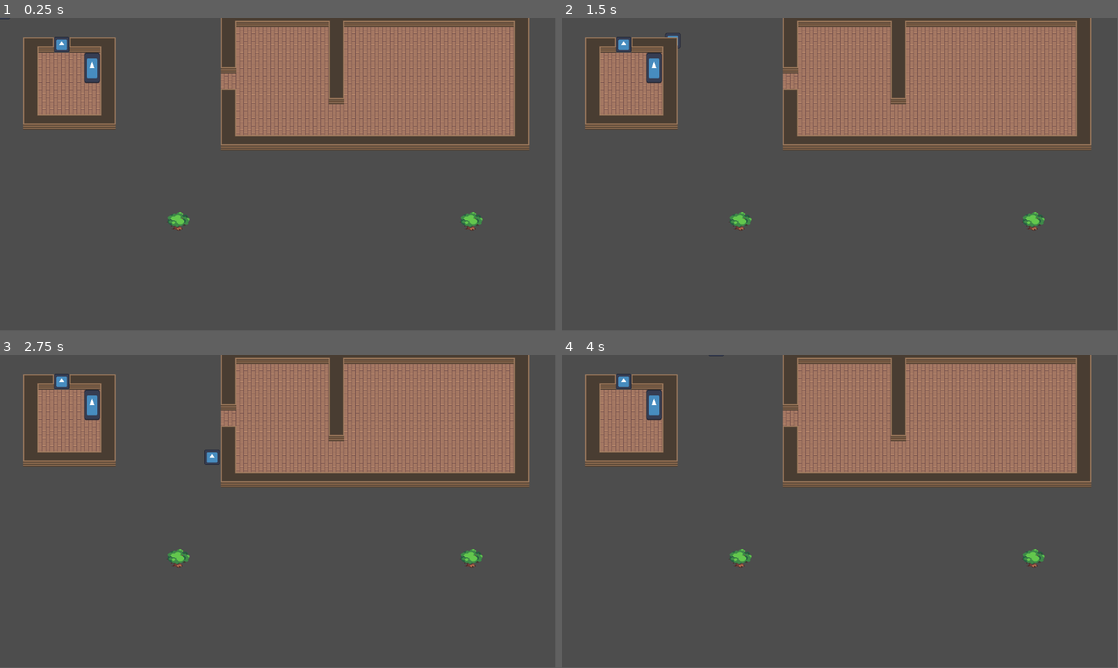
Above: before the commit, frames 1-4 (two rows, left to right).
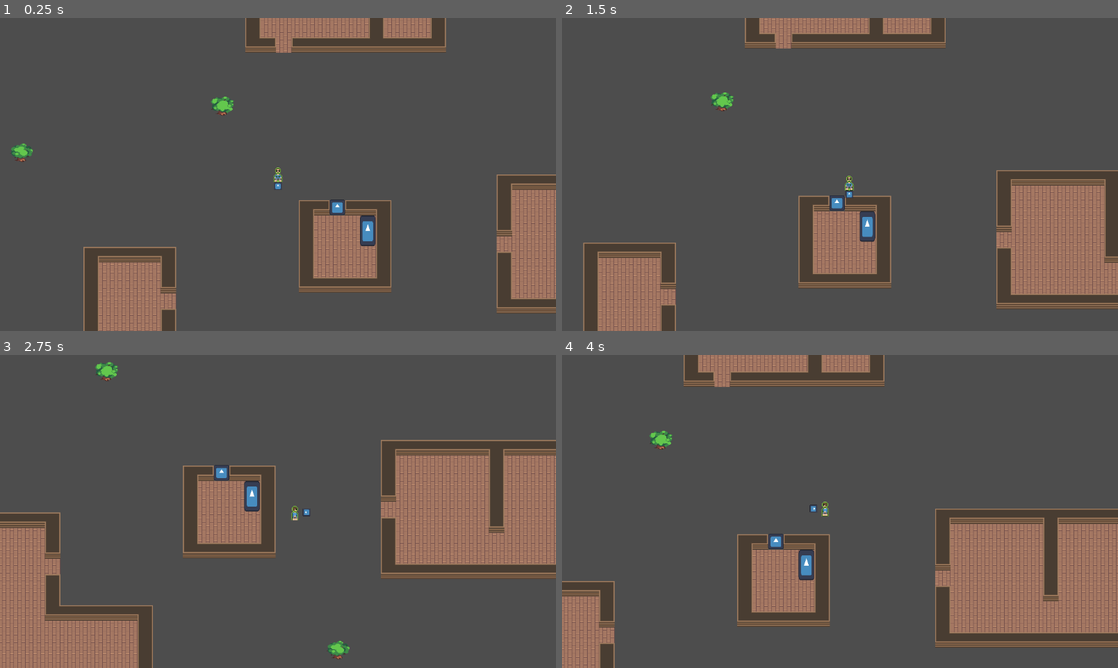
Above: after the commit, the same moments.

Repository: JJPSeno/bgjcalmbeforethestorm
Game: Godot game, scene res://World/world.tscn
Same seed, same stepped clock (60 frames per second), same inputs: the game is played once before the commit and once after it. Before the commit the project has no main scene; this scene is started directly in both runs. The engine's default icon, where the game draws it, is replaced by a stand-in: a white triangle on a blue panel in a dark square.
Inputs:
- Up to frame 1 (0.25 s): no input
- Up to frame 2 (1.5 s): tap Enter at 0.5 s; hold D (right) 0.53-1.28 s; hold O (hit) 0.53-1.28 s; hold S (down) from 1.28 s (still down); tap O (hit) at 1.35 s
- Up to frame 3 (2.75 s): release S (down) at 2.03 s; hold D (right) from 2.03 s (still down); hold O (hit) from 2.03 s (still down)
- Up to frame 4 (4 s): release D (right) at 2.78 s; release O (hit) at 2.78 s; hold W (up) 2.78-3.53 s; tap O (hit) at 2.85 s; hold A (left) from 3.53 s (still down); hold O (hit) from 3.53 s (still down)
In our replay, the window is 799x449 before the commit and 800x450 after it. These sizes can differ from the game's own. Grey fills any space a smaller window leaves; there, only what the larger window draws over its background counts as a difference.

The runs differ from the first frame. In frame 1, 40% of the frame differs, in the area x 0-100%, y 0-100%; in frame 2, 46%; in frame 3, 48%; in frame 4, 49%.

Commit message:
Update player controls

Diff:
--- a/Components/interactable.tscn
+++ b/Components/interactable.tscn
@@ -1,3 +1,10 @@
-[gd_scene format=3 uid="uid://ub47qa11wspb"]
+[gd_scene load_steps=2 format=3 uid="uid://d1bgpstwhe7dn"]
+
+[sub_resource type="GDScript" id="GDScript_g7eph"]
+script/source = "extends Node
+
+@export var base_area : Area2D
+"
 
 [node name="Interactable" type="Node"]
+script = SubResource("GDScript_g7eph")
--- /dev/null
+++ b/Entities/Player/Weapon/weapon.tscn
@@ -0,0 +1,14 @@
+[gd_scene load_steps=3 format=3 uid="uid://bvoyu028emjgu"]
+
+[ext_resource type="Texture2D" uid="uid://bip0d4p114dat" path="res://icon.svg" id="1_w2mwb"]
+
+[sub_resource type="CapsuleShape2D" id="CapsuleShape2D_tu1nm"]
+
+[node name="Weapon" type="Area2D"]
+
+[node name="Sprite2D" type="Sprite2D" parent="."]
+scale = Vector2(0.126, 0.126)
+texture = ExtResource("1_w2mwb")
+
+[node name="CollisionShape2D" type="CollisionShape2D" parent="."]
+shape = SubResource("CapsuleShape2D_tu1nm")
--- a/Entities/Player/player.gd
+++ b/Entities/Player/player.gd
@@ -1,13 +1,62 @@
 extends CharacterBody2D
 
 
-const SPEED = 300.0
+var SPEED := 200.0
+var acceleration := 12.0
+var friction := 15.0
+var direction := Vector2.ZERO
+var target_velocity := Vector2.ZERO
+var current_facing : int
+@onready var weapon_pivot: Node2D = $WeaponPivot
+@onready var animated_sprite_2d: AnimatedSprite2D = $AnimatedSprite2D
+
+enum FacingDirection {UP, RIGHT, DOWN, LEFT}
+
+
+func _ready() -> void:
+	current_facing = FacingDirection.DOWN
+
+
+func _input(event: InputEvent) -> void:
+	if event.is_action_pressed("movement"):
+		if event.is_action_pressed("up"):
+			change_facing(FacingDirection.UP)
+		elif event.is_action_pressed("right"):
+			change_facing(FacingDirection.RIGHT)
+		elif event.is_action_pressed("down"):
+			change_facing(FacingDirection.DOWN)
+		elif event.is_action_pressed("left"):
+			change_facing(FacingDirection.LEFT)
+
+	if event.is_action_pressed("hit"):
+		pass
 
 
 func _physics_process(delta: float) -> void:
-	var direction := Input.get_vector("left","right","up","down")
+	direction = Input.get_vector("left","right","up","down")
 	if direction:
-		velocity = direction * SPEED
+		target_velocity = direction * SPEED
+		# use of framerate indipendent lerp for acceleration and deceleration
+		velocity = velocity.lerp(target_velocity, 1 - exp(-acceleration * delta))
 	else:
-		velocity -= lerp(velocity, Vector2.ZERO, .7)
+		velocity = velocity.lerp(Vector2.ZERO, 1 - exp(-friction * delta))
 	move_and_slide()
+
+
+func change_facing(new_facing_direction: FacingDirection):
+	# can make this more efficient using strings I think, but w/e
+	if new_facing_direction != current_facing:
+		current_facing = new_facing_direction
+		match new_facing_direction:
+			FacingDirection.UP:
+				animated_sprite_2d.animation = "face_up"
+				weapon_pivot.rotation_degrees = 180
+			FacingDirection.RIGHT:
+				animated_sprite_2d.animation = "face_right"
+				weapon_pivot.rotation_degrees = 270
+			FacingDirection.DOWN:
+				animated_sprite_2d.animation = "face_down"
+				weapon_pivot.rotation_degrees = 0
+			FacingDirection.LEFT:
+				animated_sprite_2d.animation = "face_left"
+				weapon_pivot.rotation_degrees = 90
--- a/Entities/Player/player.tscn
+++ b/Entities/Player/player.tscn
@@ -1,9 +1,94 @@
-[gd_scene load_steps=4 format=3 uid="uid://bhnoos5wf8m37"]
+[gd_scene load_steps=14 format=3 uid="uid://bhnoos5wf8m37"]
 
-[ext_resource type="Texture2D" uid="uid://bip0d4p114dat" path="res://icon.svg" id="1_k03wd"]
 [ext_resource type="Script" path="res://Entities/Player/player.gd" id="1_r6anq"]
+[ext_resource type="Texture2D" uid="uid://ostdwu2qbykc" path="res://Assets/npcs/npcs.png" id="2_afvag"]
+[ext_resource type="PackedScene" uid="uid://bvoyu028emjgu" path="res://Entities/Player/Weapon/weapon.tscn" id="3_cl26a"]
 
 [sub_resource type="RectangleShape2D" id="RectangleShape2D_1dn3k"]
+
+[sub_resource type="AtlasTexture" id="AtlasTexture_8npki"]
+atlas = ExtResource("2_afvag")
+region = Rect2(32, 0, 32, 32)
+
+[sub_resource type="AtlasTexture" id="AtlasTexture_7eiov"]
+atlas = ExtResource("2_afvag")
+region = Rect2(32, 32, 32, 32)
+
+[sub_resource type="AtlasTexture" id="AtlasTexture_spkrq"]
+atlas = ExtResource("2_afvag")
+region = Rect2(32, 64, 32, 32)
+
+[sub_resource type="AtlasTexture" id="AtlasTexture_4gfpc"]
+atlas = ExtResource("2_afvag")
+region = Rect2(32, 96, 32, 32)
+
+[sub_resource type="AtlasTexture" id="AtlasTexture_gwc0h"]
+atlas = ExtResource("2_afvag")
+region = Rect2(32, 0, 32, 32)
+
+[sub_resource type="AtlasTexture" id="AtlasTexture_uc0lr"]
+atlas = ExtResource("2_afvag")
+region = Rect2(32, 64, 32, 32)
+
+[sub_resource type="AtlasTexture" id="AtlasTexture_7wn5l"]
+atlas = ExtResource("2_afvag")
+region = Rect2(32, 96, 32, 32)
+
+[sub_resource type="AtlasTexture" id="AtlasTexture_im2pu"]
+atlas = ExtResource("2_afvag")
+region = Rect2(32, 32, 32, 32)
+
+[sub_resource type="SpriteFrames" id="SpriteFrames_ub51t"]
+animations = [{
+"frames": [{
+"duration": 1.0,
+"texture": SubResource("AtlasTexture_8npki")
+}, {
+"duration": 1.0,
+"texture": SubResource("AtlasTexture_7eiov")
+}, {
+"duration": 1.0,
+"texture": SubResource("AtlasTexture_spkrq")
+}, {
+"duration": 1.0,
+"texture": SubResource("AtlasTexture_4gfpc")
+}],
+"loop": true,
+"name": &"face_all",
+"speed": 5.0
+}, {
+"frames": [{
+"duration": 1.0,
+"texture": SubResource("AtlasTexture_gwc0h")
+}],
+"loop": false,
+"name": &"face_down",
+"speed": 5.0
+}, {
+"frames": [{
+"duration": 1.0,
+"texture": SubResource("AtlasTexture_uc0lr")
+}],
+"loop": false,
+"name": &"face_left",
+"speed": 5.0
+}, {
+"frames": [{
+"duration": 1.0,
+"texture": SubResource("AtlasTexture_7wn5l")
+}],
+"loop": false,
+"name": &"face_right",
+"speed": 5.0
+}, {
+"frames": [{
+"duration": 1.0,
+"texture": SubResource("AtlasTexture_im2pu")
+}],
+"loop": false,
+"name": &"face_up",
+"speed": 5.0
+}]
 
 [node name="Player" type="CharacterBody2D"]
 script = ExtResource("1_r6anq")
@@ -11,6 +96,15 @@
 [node name="CollisionShape2D" type="CollisionShape2D" parent="."]
 shape = SubResource("RectangleShape2D_1dn3k")
 
-[node name="Sprite2D" type="Sprite2D" parent="."]
-scale = Vector2(0.25, 0.25)
-texture = ExtResource("1_k03wd")
+[node name="AnimatedSprite2D" type="AnimatedSprite2D" parent="."]
+sprite_frames = SubResource("SpriteFrames_ub51t")
+animation = &"face_down"
+autoplay = "face_down"
+
+[node name="WeaponPivot" type="Node2D" parent="."]
+
+[node name="Weapon" parent="WeaponPivot" instance=ExtResource("3_cl26a")]
+position = Vector2(0, 24)
+
+[node name="Camera2D" type="Camera2D" parent="."]
+position_smoothing_enabled = true
--- a/Entities/Trees/Tree1.tscn
+++ b/Entities/Trees/Tree1.tscn
@@ -7,7 +7,9 @@
 region = Rect2(0, 0, 56, 48)
 
 [node name="Tree 1" type="Node2D"]
+y_sort_enabled = true
 
 [node name="Sprite2D" type="Sprite2D" parent="."]
+y_sort_enabled = true
 position = Vector2(0, -13)
 texture = SubResource("AtlasTexture_3t4vk")
--- a/Entities/Trees/Tree2.tscn
+++ b/Entities/Trees/Tree2.tscn
@@ -7,7 +7,9 @@
 region = Rect2(64, 0, 56, 48)
 
 [node name="Tree 2" type="Node2D"]
+y_sort_enabled = true
 
 [node name="Sprite2D" type="Sprite2D" parent="."]
+y_sort_enabled = true
 position = Vector2(0, -13)
 texture = SubResource("AtlasTexture_3t4vk")
--- /dev/null
+++ b/Singleton/game_manager.gd
@@ -0,0 +1,8 @@
+extends Node
+
+
+func _process(_delta: float) -> void:
+	if Input.is_action_just_pressed("exit"):
+		get_tree().quit()
+	if Input.is_action_just_pressed("reset"):
+		get_tree().reload_current_scene()
--- /dev/null
+++ b/Singleton/game_manager.tscn
@@ -0,0 +1,6 @@
+[gd_scene load_steps=2 format=3 uid="uid://diimkebikvjpb"]
+
+[ext_resource type="Script" path="res://Singleton/game_manager.gd" id="1_lj3va"]
+
+[node name="GameManager" type="Node"]
+script = ExtResource("1_lj3va")
--- /dev/null
+++ b/World/TestLevel/test_level.tscn
@@ -0,0 +1,12 @@
+[gd_scene load_steps=3 format=3 uid="uid://c66o8lh8t5n5"]
+
+[ext_resource type="PackedScene" uid="uid://bhnoos5wf8m37" path="res://Entities/Player/player.tscn" id="1_g6413"]
+[ext_resource type="PackedScene" uid="uid://botne6bigty57" path="res://Entities/Trees/Tree2.tscn" id="2_kmm2g"]
+
+[node name="TestLevel" type="Node2D"]
+
+[node name="Player" parent="." instance=ExtResource("1_g6413")]
+position = Vector2(128, 85)
+
+[node name="Tree 2" parent="." instance=ExtResource("2_kmm2g")]
+position = Vector2(303.351, 7.79822)
--- a/World/world.tscn
+++ b/World/world.tscn
@@ -6,12 +6,9 @@
 [ext_resource type="PackedScene" uid="uid://bnu7gt00el3rr" path="res://World/Buildings/Carpenter_Bldg.tscn" id="4_bl0i6"]
 [ext_resource type="PackedScene" uid="uid://be67annsivf7" path="res://World/Buildings/Tailors_Hut.tscn" id="5_kgqvn"]
 [ext_resource type="PackedScene" uid="uid://blhugsrkjmffk" path="res://World/Buildings/Toolsmithery.tscn" id="6_trm65"]
-[ext_resource type="TileSet" uid="uid://pwoj3a44q01" path="res://Config/Nature Set.tres" id="7_2tcky"]
+[ext_resource type="TileSet" uid="uid://dfkgsytr873hq" path="res://Config/Nature Set.tres" id="7_2tcky"]
 
 [node name="World" type="Node2D"]
-
-[node name="Player" parent="." instance=ExtResource("1_m64ys")]
-position = Vector2(5, -13)
 
 [node name="Player_Room_Bldg" parent="." instance=ExtResource("2_87cis")]
 position = Vector2(48, 40)
@@ -38,17 +35,25 @@
 [node name="World" type="Node2D" parent="."]
 
 [node name="North Forest" type="TileMapLayer" parent="World"]
+y_sort_enabled = true
 tile_map_data = PackedByteArray("AAD1/+H/AwAAAAAAAgD2/+T/AwAAAAAAAgD4/+P/AwAAAAAAAQD5/+f/AwAAAAAAAgD6/+P/AwAAAAAAAgD//+ …(2160 unchanged characters)…
 tile_set = ExtResource("7_2tcky")
 
 [node name="East Forest" type="TileMapLayer" parent="World"]
+y_sort_enabled = true
 tile_map_data = PackedByteArray("AAAtAPT/AwAAAAAAAQAtAA0AAwAAAAAAAgAuAAgAAwAAAAAAAgAvAOX/AwAAAAAAAQAwAOP/AwAAAAAAAgAwAA …(2896 unchanged characters)…
 tile_set = ExtResource("7_2tcky")
 
 [node name="South Forest" type="TileMapLayer" parent="World"]
+y_sort_enabled = true
 tile_map_data = PackedByteArray("AAAtAPT/AwAAAAAAAQAtAA0AAwAAAAAAAgAuAAgAAwAAAAAAAgAvAOX/AwAAAAAAAQAwAOP/AwAAAAAAAgAwAA …(6368 unchanged characters)…
 tile_set = ExtResource("7_2tcky")
 
 [node name="West Forest" type="TileMapLayer" parent="World"]
+y_sort_enabled = true
 tile_map_data = PackedByteArray("AAAtAPT/AwAAAAAAAQAtAA0AAwAAAAAAAgAuAAgAAwAAAAAAAgAvAOX/AwAAAAAAAQAwAOP/AwAAAAAAAgAwAA …(11536 unchanged characters)…
 tile_set = ExtResource("7_2tcky")
+
+[node name="Player" parent="." instance=ExtResource("1_m64ys")]
+y_sort_enabled = true
+position = Vector2(5, -13)
--- a/project.godot
+++ b/project.godot
@@ -11,8 +11,17 @@
 [application]
 
 config/name="BGJCalmBeforeTheStorm"
+run/main_scene="res://World/world.tscn"
 config/features=PackedStringArray("4.3", "Forward Plus")
 config/icon="res://icon.svg"
+
+[autoload]
+
+GameManager="*res://Singleton/game_manager.tscn"
+
+[display]
+
+window/stretch/mode="viewport"
 
 [input]
 
@@ -41,6 +50,24 @@
 "events": [Object(InputEventKey,"resource_local_to_scene":false,"resource_name":"","device":-1,"window_id":0,"alt_press …(192 unchanged characters)…
 ]
 }
+exit={
+"deadzone": 0.5,
+"events": [Object(InputEventKey,"resource_local_to_scene":false,"resource_name":"","device":-1,"window_id":0,"alt_pressed":false,"shift_pressed":false,"ctrl_pressed":false,"meta_pressed":false,"pressed":false,"keycode":0,"physical_keycode":4194305,"key_label":0,"unicode":0,"location":0,"echo":false,"script":null)
+]
+}
+reset={
+"deadzone": 0.5,
+"events": [Object(InputEventKey,"resource_local_to_scene":false,"resource_name":"","device":-1,"window_id":0,"alt_pressed":false,"shift_pressed":false,"ctrl_pressed":true,"meta_pressed":false,"pressed":false,"keycode":0,"physical_keycode":82,"key_label":0,"unicode":0,"location":0,"echo":false,"script":null)
+]
+}
+movement={
+"deadzone": 0.5,
+"events": [Object(InputEventKey,"resource_local_to_scene":false,"resource_name":"","device":-1,"window_id":0,"alt_pressed":false,"shift_pressed":false,"ctrl_pressed":false,"meta_pressed":false,"pressed":false,"keycode":0,"physical_keycode":87,"key_label":0,"unicode":119,"location":0,"echo":false,"script":null)
+, Object(InputEventKey,"resource_local_to_scene":false,"resource_name":"","device":-1,"window_id":0,"alt_pressed":false,"shift_pressed":false,"ctrl_pressed":false,"meta_pressed":false,"pressed":false,"keycode":0,"physical_keycode":68,"key_label":0,"unicode":100,"location":0,"echo":false,"script":null)
+, Object(InputEventKey,"resource_local_to_scene":false,"resource_name":"","device":-1,"window_id":0,"alt_pressed":false,"shift_pressed":false,"ctrl_pressed":false,"meta_pressed":false,"pressed":false,"keycode":0,"physical_keycode":83,"key_label":0,"unicode":115,"location":0,"echo":false,"script":null)
+, Object(InputEventKey,"resource_local_to_scene":false,"resource_name":"","device":-1,"window_id":0,"alt_pressed":false,"shift_pressed":false,"ctrl_pressed":false,"meta_pressed":false,"pressed":false,"keycode":0,"physical_keycode":65,"key_label":0,"unicode":97,"location":0,"echo":false,"script":null)
+]
+}
 
 [rendering]
 
Not shown: 1 places in Config/Nature Set.tres that only renumber resources
